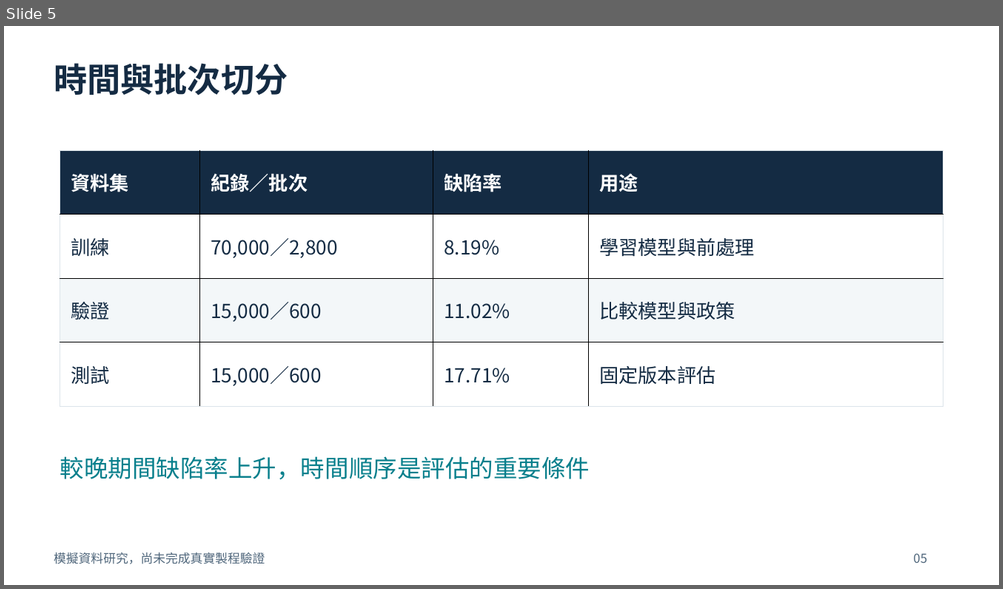
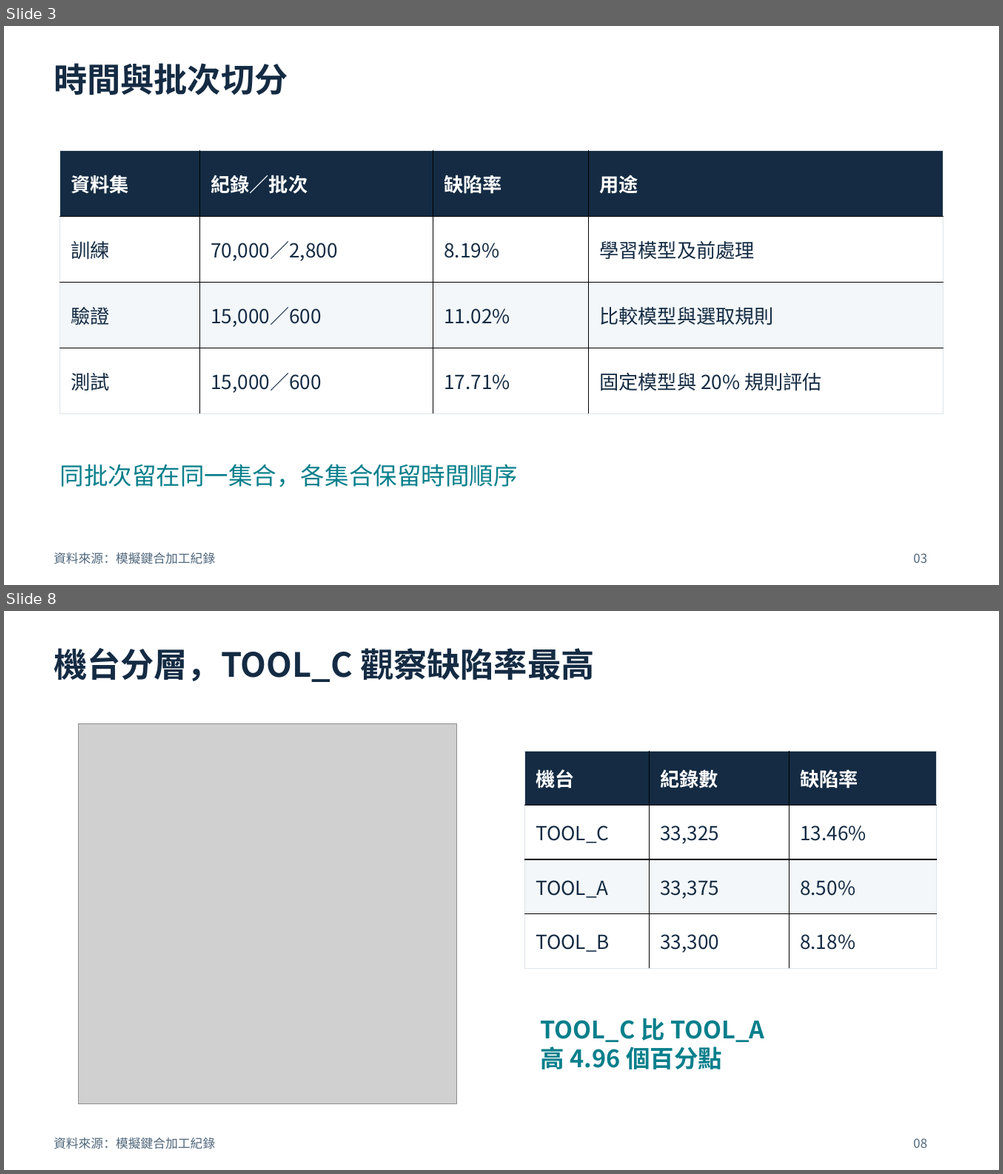
Before and after one commit to chelsietao/soic-bonding-quality-risk-prediction, a slide deck: presentations/SoIC_Process_Engineer_Briefing_ZH.pptx. Shown one above the other, each under a label of ours: slide 5 before the commit, slides 3 and 8 after it; the slides between them are not shown. The pictures are 1003x589 and 1003x1174 pixels, drawn with LibreOffice and Linux fonts; fonts in the diff are those of the drawing; grey boxes stand for pictures. Boxes give left, top, right and bottom in pixels: in the first picture for what was removed or moved away, otherwise in the second. Text is boxed around its words. In the diff, an @@ line names an element or a change of style, - is before the commit and + after.

Commit message:
Include every Colab figure and expand concrete analysis in bilingual docs and deck

```diff
--- a/presentations/SoIC_Process_Engineer_Briefing_ZH.pptx
+++ b/presentations/SoIC_Process_Engineer_Briefing_ZH.pptx
@@ slide 8 added at <box>4,611,999,1170</box>, background #FFFFFF @@
@@ text added at <box>54,648,594,682</box>, 32.2 pt, text #142B43, bold @@
+機台分層，TOOL_C 觀察缺陷率最高
@@ picture added at <box>79,723,456,1104</box> @@
@@ table added at <box>525,752,937,969</box>, 4 rows, 3 columns @@
+機台 | 紀錄數 | 缺陷率
+TOOL_C | 33,325 | 13.46%
+TOOL_A | 33,375 | 8.50%
+TOOL_B | 33,300 | 8.18%
@@ text added at <box>540,1018,764,1070</box>, 23.2 pt, text #087F8C, bold @@
+TOOL_C 比 TOOL_A
+高 4.96 個百分點
@@ text added at <box>54,1138,215,1150</box>, 12 pt, text #50677C @@
+資料來源：模擬鍵合加工紀錄
@@ text added at <box>913,1139,927,1148</box>, 12 pt, text #50677C @@
+08
@@ what was slide 5 is now slide 3 @@
@@ slide 3 changed as well @@
@@ table at <box>60,150,942,414</box> @@
-row 2, column 4: 學習模型與前處理
+row 2, column 4: 學習模型及前處理
-row 3, column 4: 比較模型與政策
+row 3, column 4: 比較模型與選取規則
-row 4, column 4: 固定版本評估
+row 4, column 4: 固定模型與 20% 規則評估
@@ text at <box>60,464,518,488</box>: text changed @@
-較晚期間缺陷率上升，時間順序是評估的重要條件
+同批次留在同一集合，各集合保留時間順序
@@ text at <box>54,553,215,565</box>: text changed @@
-模擬資料研究，尚未完成真實製程驗證
+資料來源：模擬鍵合加工紀錄
@@ text at <box>913,554,927,563</box>: text changed @@
-05
+03
```
Also in this commit, not shown: 3 other slides changed, 19 other slides added, 16 slides removed, 13 other files.
